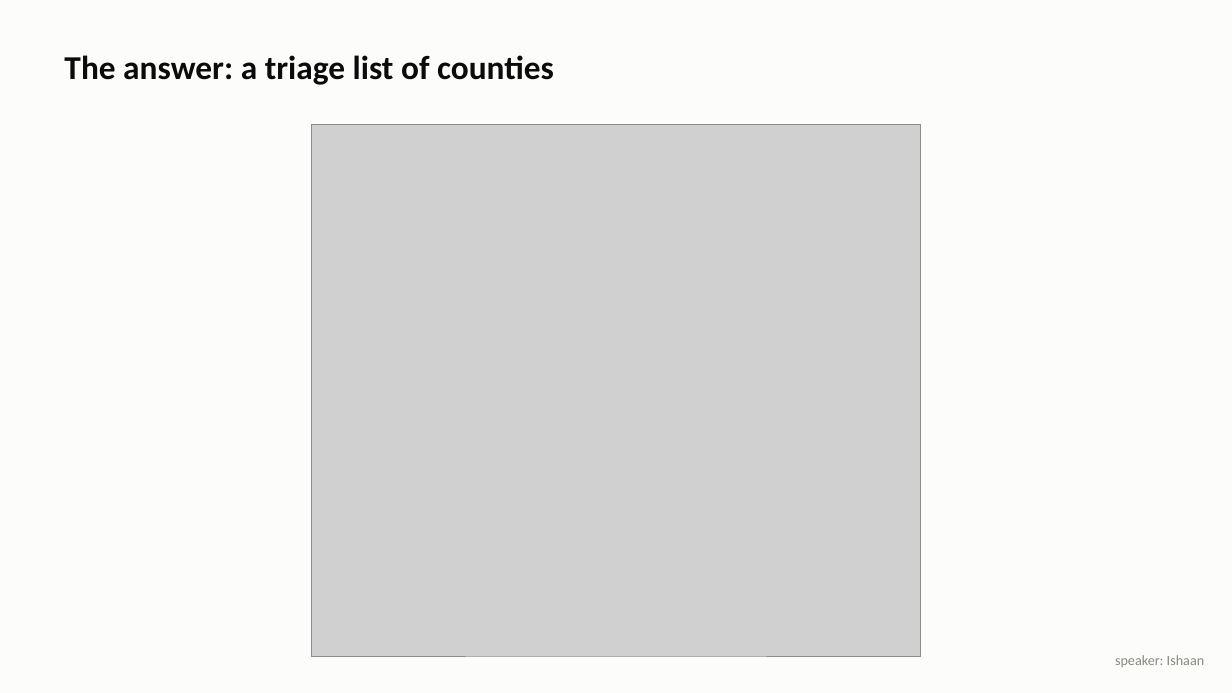
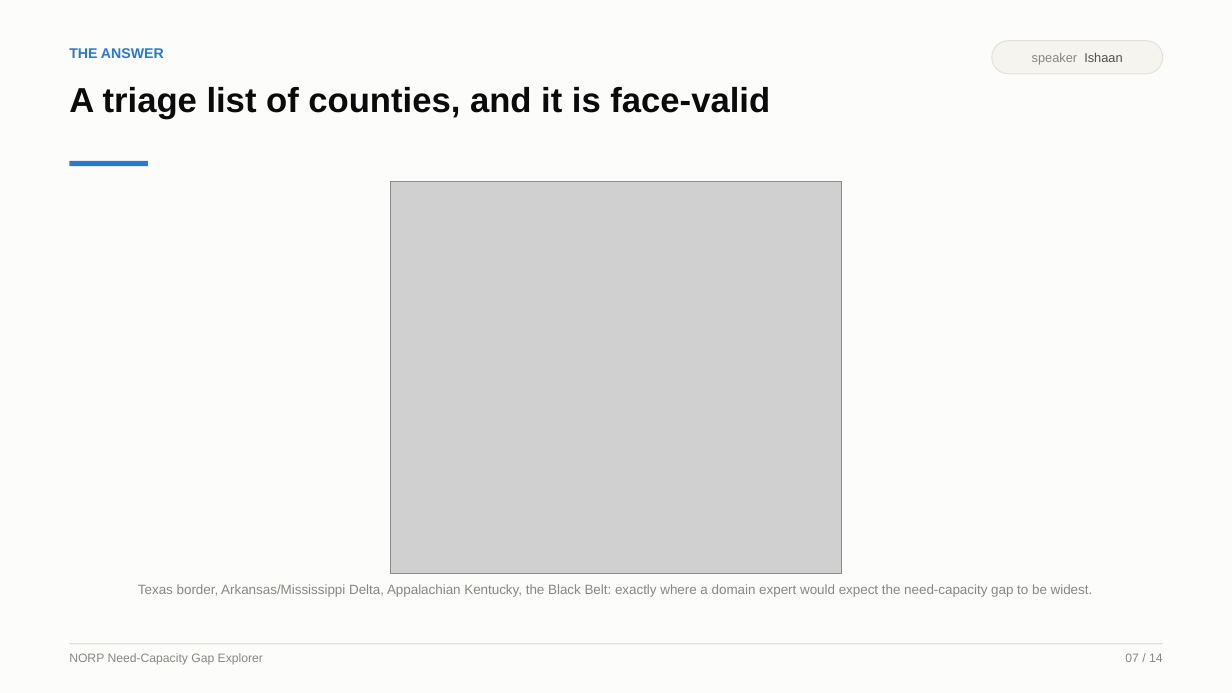
Before and after one commit to ishaanbhardwaj2003/NORP-Food-Assistance-Need-Capacity-Gap-Explorer, a slide deck: slide 7 of presentation/NORP_Final_Presentation.pptx. Drawn at 1232x693 pixels with LibreOffice and Linux fonts; fonts in the diff are those of the drawing; grey boxes stand for pictures. Boxes give left, top, right and bottom in pixels: in the first picture for what was removed or moved away, otherwise in the second. Text is boxed around its words. In the diff, an @@ line names an element or a change of style, - is before the commit and + after.

```diff
--- a/presentation/NORP_Final_Presentation.pptx
+++ b/presentation/NORP_Final_Presentation.pptx
@@ text added at bbox=[69, 48, 164, 58], 11 pt, text #2A78D6, bold @@
+THE ANSWER
@@ rounded rectangle "speaker Ishaan": place and size @@
-rounded rectangle "speaker Ishaan" at bbox=[1115, 655, 1204, 667]
+rounded rectangle "speaker Ishaan" at bbox=[992, 41, 1163, 74]
@@ rounded rectangle "speaker Ishaan" at bbox=[992, 41, 1163, 74]: vertical alignment top to middle; fill none to #F5F4EF; outline none to #E1E0D9 0.75 pt @@
@@ text in rounded rectangle at bbox=[1032, 52, 1122, 65]: text changed; size 11 to 10 pt; font Calibri to Arial @@
-speaker: Ishaan
+speaker Ishaan
@@ text at bbox=[69, 87, 770, 119]: text changed; size 26 to 27 pt; font Calibri to Arial @@
-The answer: a triage list of counties
+A triage list of counties, and it is face-valid
@@ rectangle added at bbox=[69, 161, 148, 166], fill #2A78D6 @@
@@ picture: place and size @@
-picture at bbox=[311, 125, 921, 656]
+picture at bbox=[391, 181, 841, 574]
@@ text added at bbox=[138, 584, 1093, 597], 10.5 pt, text #898781 @@
+Texas border, Arkansas/Mississippi Delta, Appalachian Kentucky, the Black Belt: exactly where a domain expert would expect the need-capacity gap to be widest.
@@ rectangle added at bbox=[69, 643, 1163, 644], fill #E1E0D9 @@
@@ text added at bbox=[69, 653, 263, 665], 9.5 pt, text #898781 @@
+NORP Need-Capacity Gap Explorer
@@ text added at bbox=[1125, 653, 1163, 662], 9.5 pt, text #898781 @@
+07 / 14
```
Also in this commit, not shown: 7 other slides changed, 6 slides added, 6 slides removed, 1 other file.
